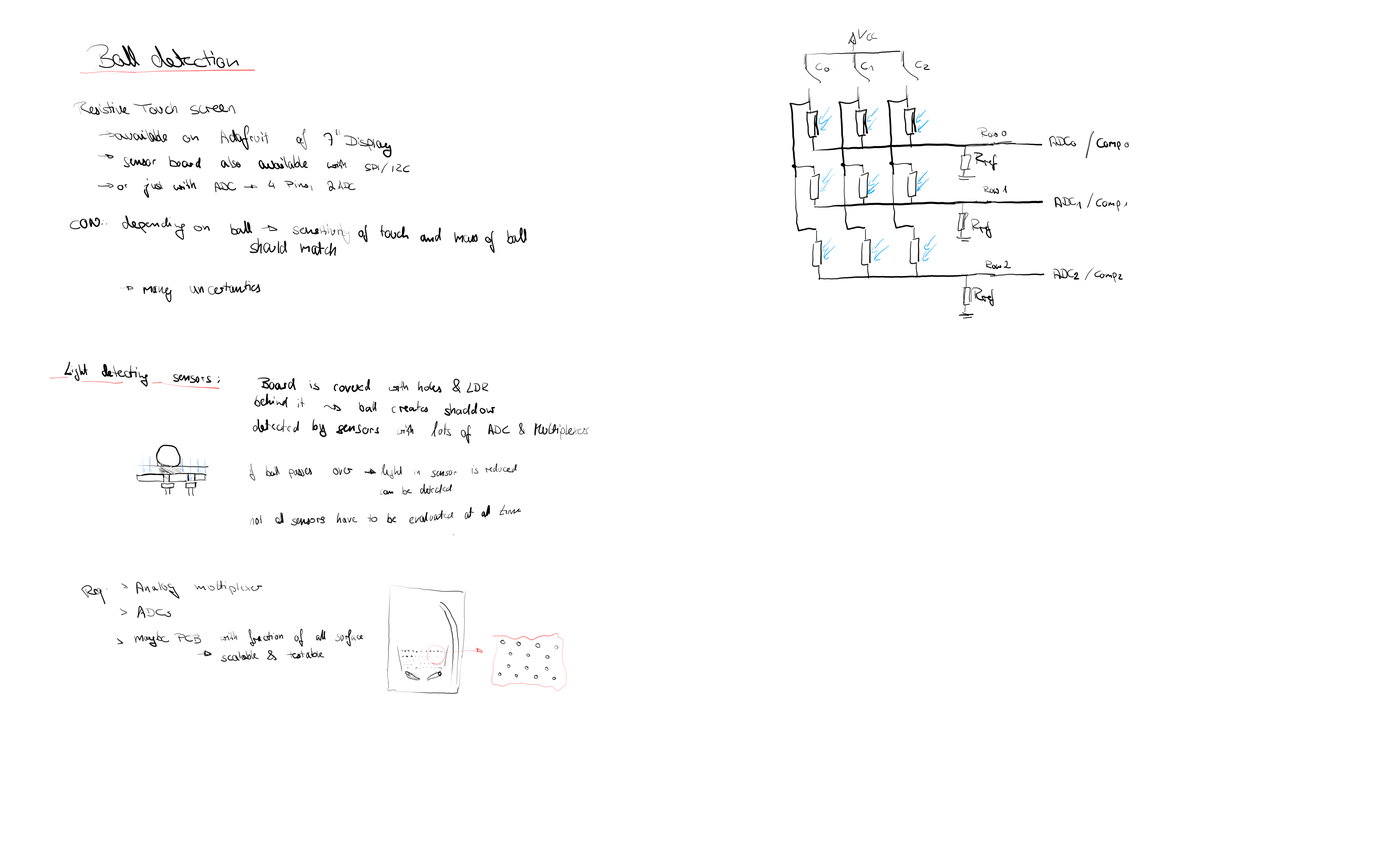
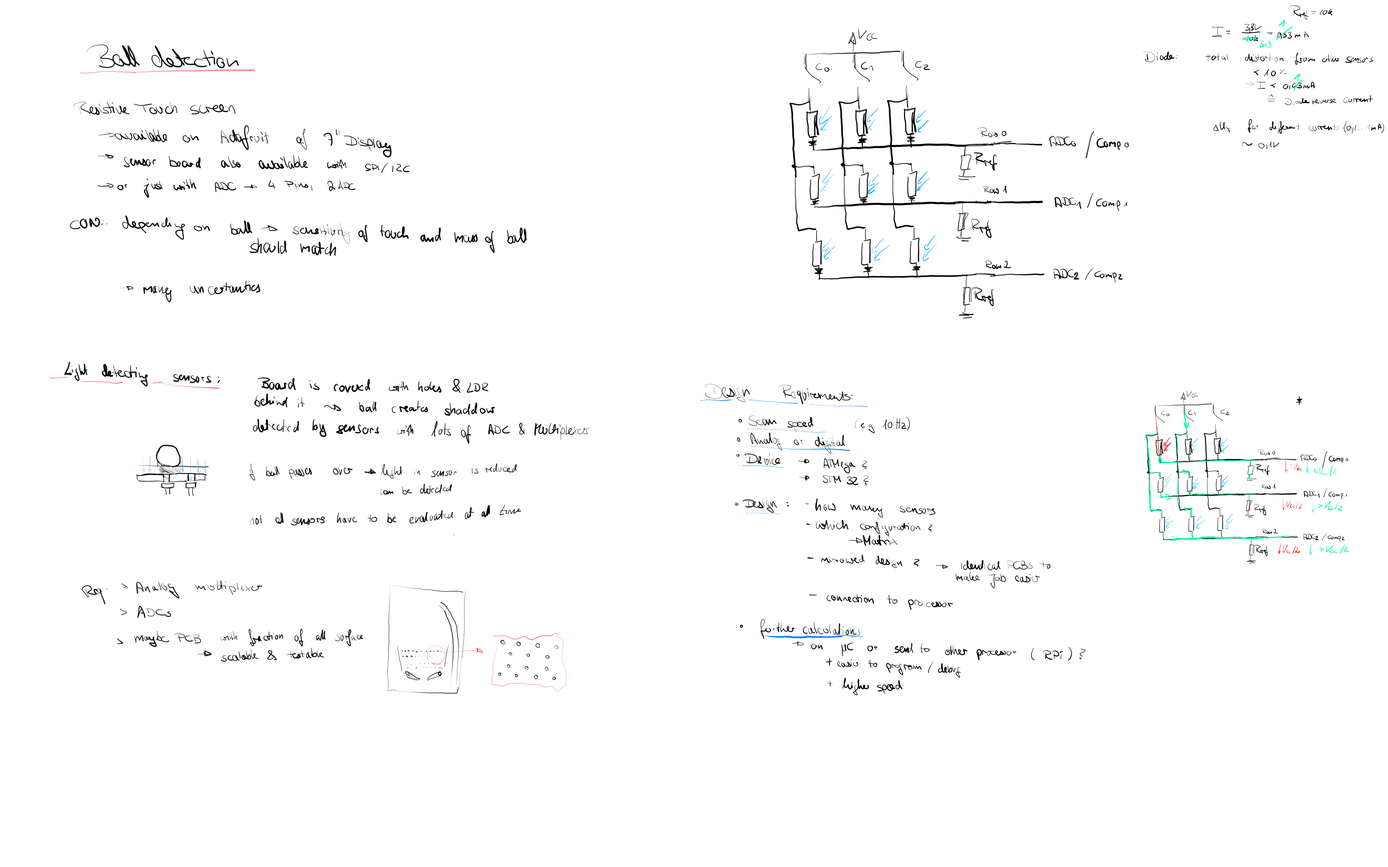
Revision of a layered 1388×867 image; what changed, layer by layer:
added layer "current_evaluation" above "Text and draft" over [976, 5, 1384, 661]
renamed "Paint Layer 1" to "Text and draft", painted on it over [700, 5, 1384, 696]
